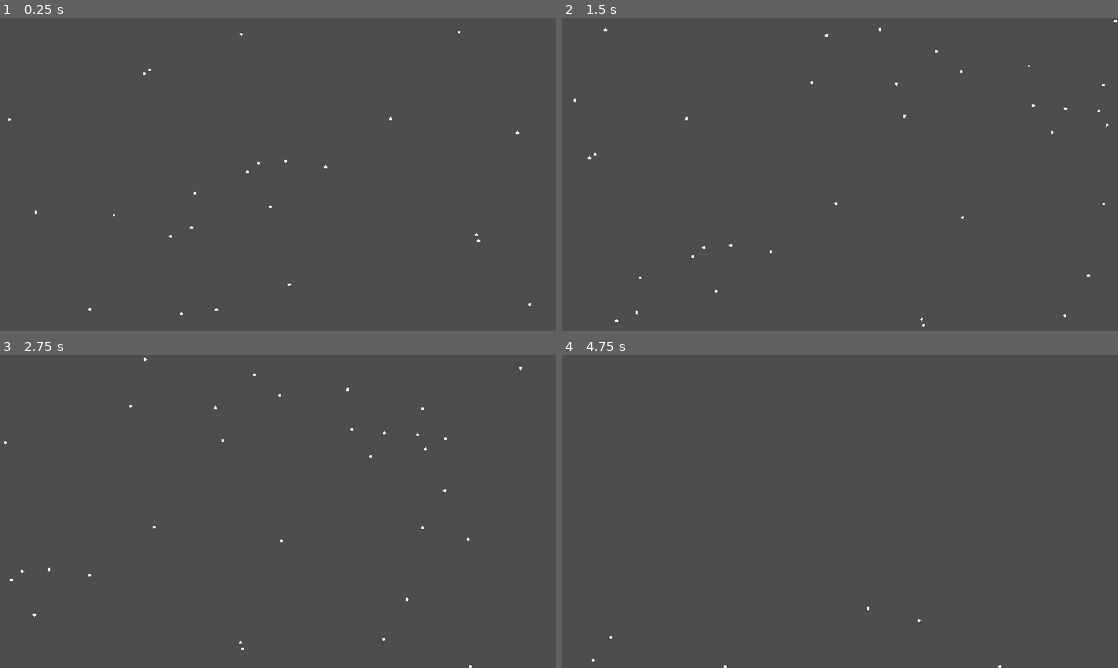
Above: before the commit, frames 1-4 (two rows, left to right).
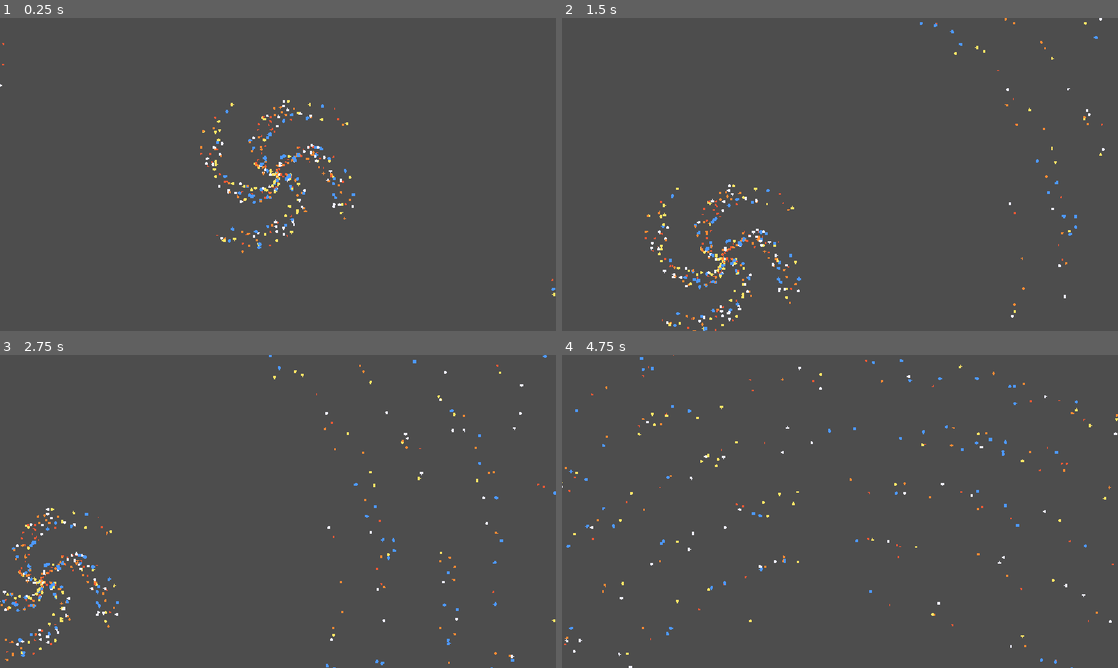
Above: after the commit, the same moments.

Repository: koromerzhin/astralis
Game: Godot game, scene res://scenes/main/Main.tscn
The game is run twice, just before and just after one commit, with the same random seed, the same clock (stepped at 60 frames per second) and the same inputs. The project has no main scene, so this scene is started directly.
Inputs (mouse positions are in pixels of both pictures, inside the frame that each line leads up to):
- Up to frame 1 (0.25 s): no input
- Up to frame 2 (1.5 s): tap Enter at 0.5 s; move the mouse to (962, 158) at 0.52 s; hold D 0.53-1.28 s; hold Z 0.53-1.28 s; click (962, 158) at 0.67 s; move the mouse to (728, 190) at 1.27 s; hold S from 1.28 s (still down); tap Q at 1.35 s
- Up to frame 3 (2.75 s): move the mouse to (333, 442) at 2.02 s; release S at 2.03 s; hold D from 2.03 s (still down); hold Z from 2.03 s (still down)
- Up to frame 4 (4.75 s): move the mouse to (812, 574) at 2.77 s; release D at 2.78 s; release Z at 2.78 s; hold W 2.78-3.53 s; tap Q at 2.85, 4.35 s; click (812, 574) at 2.92 s; move the mouse to (1006, 558) at 3.52 s; hold Z 3.53-4.28 s; hold A from 3.53 s (still down); move the mouse to (673, 464) at 4.27 s

The runs differ from the first frame. In frame 1, 1.1% of the frame differs, in the area x 0-100%, y 4-95%; in frame 2, 1.3%; in frame 3, 1.3%, in the area x 0-100%, y 0-100%; in frame 4, 0.8%.

Commit message:
refactor: enhance galaxy generation and star rendering logic

Diff:
--- a/scripts/galaxy/galaxy_generator.gd
+++ b/scripts/galaxy/galaxy_generator.gd
@@ -1,7 +1,14 @@
 class_name GalaxyGenerator
 extends RefCounted
 
-const STAR_COUNT := 100
+const STAR_COUNT := 1500
+
+const GALAXY_RADIUS := 1200.0
+const ARM_COUNT := 4
+const ARM_TWIST := 2.5
+const ARM_SPREAD := 0.35
+const CORE_RADIUS := 180.0
+
 
 func generate(seed_value: int) -> Array[Dictionary]:
 	var rng := RandomNumberGenerator.new()
@@ -10,16 +17,48 @@
 	var stars: Array[Dictionary] = []
 
 	for i in STAR_COUNT:
-		stars.append({
-			"id": i,
-			"position": Vector2(
-				rng.randf_range(-1000.0, 1000.0),
-				rng.randf_range(-600.0, 600.0)
-			),
-			"type": _generate_star_type(rng),
-		})
+		var star := _generate_star(rng, i)
+		stars.append(star)
 
 	return stars
+
+
+func _generate_star(rng: RandomNumberGenerator, id: int) -> Dictionary:
+	var radius := _generate_radius(rng)
+	var angle := _generate_angle(rng, radius)
+
+	var position := Vector2(
+		cos(angle) * radius,
+		sin(angle) * radius
+	)
+
+	return {
+		"id": id,
+		"position": position,
+		"type": _generate_star_type(rng),
+	}
+
+
+func _generate_radius(rng: RandomNumberGenerator) -> float:
+	var value := rng.randf()
+
+	# Une partie importante des étoiles reste proche du centre.
+	if value < 0.25:
+		return rng.randf_range(0.0, CORE_RADIUS)
+
+	return sqrt(value) * GALAXY_RADIUS
+
+
+func _generate_angle(rng: RandomNumberGenerator, radius: float) -> float:
+	var arm := rng.randi_range(0, ARM_COUNT - 1)
+
+	var base_angle := TAU * float(arm) / ARM_COUNT
+
+	var spiral_angle := radius / GALAXY_RADIUS * ARM_TWIST * TAU
+
+	var spread := rng.randf_range(-ARM_SPREAD, ARM_SPREAD)
+
+	return base_angle + spiral_angle + spread
 
 
 func _generate_star_type(rng: RandomNumberGenerator) -> String:
--- a/scripts/galaxy/galaxy_view.gd
+++ b/scripts/galaxy/galaxy_view.gd
@@ -50,9 +50,54 @@
 
 	camera.zoom = Vector2(new_zoom, new_zoom)
 
-
 func _draw() -> void:
 	for star in stars:
 		var position: Vector2 = star["position"]
+		var star_type: String = star["type"]
 
-		draw_circle(position, 3.0, Color.WHITE)
+		var color := _get_star_color(star_type)
+		var radius := _get_star_radius(star_type)
+
+		draw_circle(position, radius, color)
+
+
+func _get_star_color(star_type: String) -> Color:
+	match star_type:
+		"red_dwarf":
+			return Color(1.0, 0.35, 0.2)
+
+		"yellow":
+			return Color(1.0, 0.9, 0.4)
+
+		"orange":
+			return Color(1.0, 0.55, 0.2)
+
+		"blue":
+			return Color(0.3, 0.6, 1.0)
+
+		"white":
+			return Color(0.95, 0.95, 1.0)
+
+		_:
+			return Color.WHITE
+
+
+func _get_star_radius(star_type: String) -> float:
+	match star_type:
+		"red_dwarf":
+			return 2.0
+
+		"yellow":
+			return 3.0
+
+		"orange":
+			return 2.5
+
+		"blue":
+			return 3.5
+
+		"white":
+			return 3.0
+
+		_:
+			return 2.0
